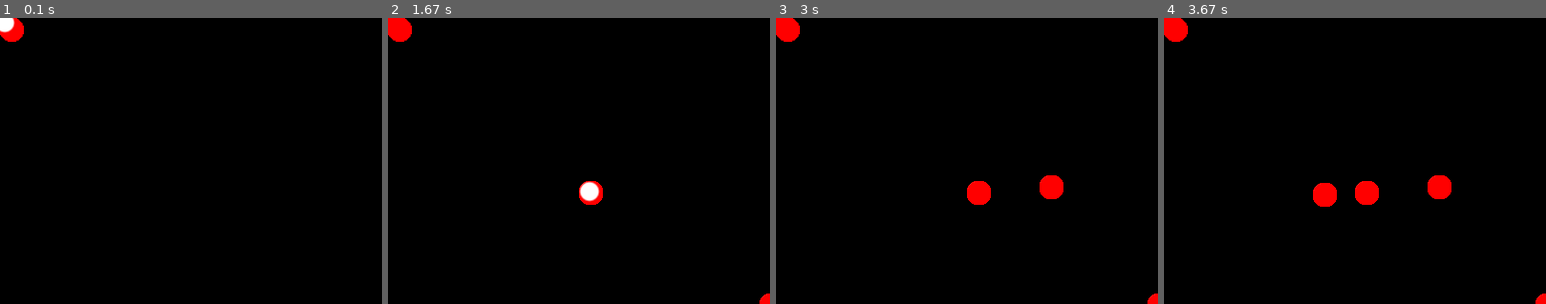
Above: before the commit, frames 1-4 (left to right).
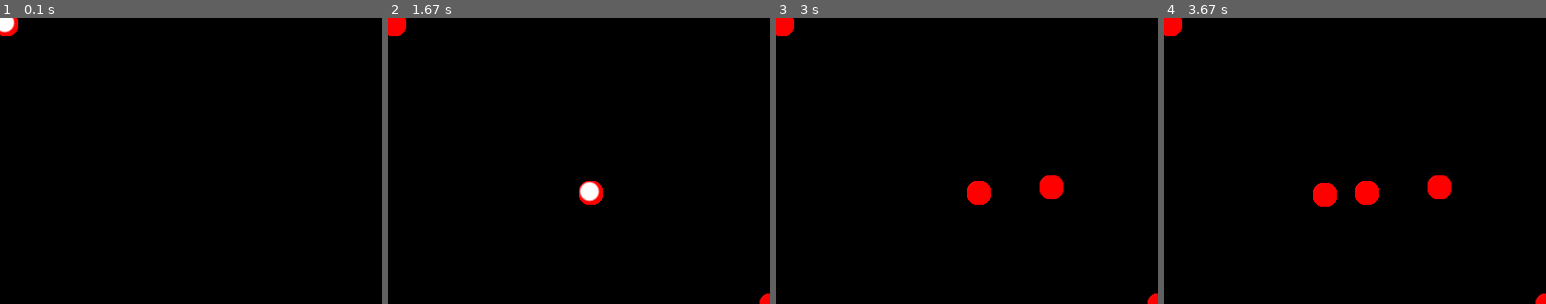
Above: after the commit, the same moments.

Repository: Raytray/Sandbox
Game: pygame game, started from pygame/mouse.py
The game is run twice, just before and just after one commit, with the same random seed, the same clock (stepped at 60 frames per second) and the same inputs. The source is Python 2; it was converted automatically to run under Python 3.
Inputs (mouse positions are % of the whole screen's width and height, from its top left):
- Up to frame 1 (0.1 s): no input
- Up to frame 2 (1.67 s): click (50, 50) at 0.38 s; click (60, 72) at 0.72 s; click (87, 85) at 1.05 s; click (26, 30) at 1.38 s
- Up to frame 3 (3 s): click (50, 62) at 1.72 s; click (36, 29) at 2.05 s; click (85, 76) at 2.38 s; click (18, 60) at 2.72 s
- Up to frame 4 (3.67 s): click (21, 31) at 3.05 s; click (26, 68) at 3.38 s
The pictures show only the part of the screen within x 0-50%, y 0-50%; the shares and areas given below are measured in that part.

The runs differ from the first frame. In frame 1, 0.2% of the frame differs, in the area x 0-7%, y 0-9%; in frame 2, 0.2%; in frame 3, 0.2%; in frame 4, 0.2%.

Commit message:
Tracking the center of the ball object, will use to create a max speed.

Diff:
--- a/pygame/mouse.py
+++ b/pygame/mouse.py
@@ -10,13 +10,17 @@
 trail = pygame.image.load("trail.png")
 ball = pygame.image.load("ball.png")
 ballrect = ball.get_rect()
+mouse_pos = pygame.mouse.get_pos()
+ballrect.center = mouse_pos
 
 while 1:
     for event in pygame.event.get():
         if event.type == pygame.QUIT:
             sys.exit()
+
     screen.blit(trail, ballrect)
     mouse_pos = pygame.mouse.get_pos()
     ballrect.center = mouse_pos
+    print ballrect.center, mouse_pos
     screen.blit(ball, ballrect)
     pygame.display.flip()
